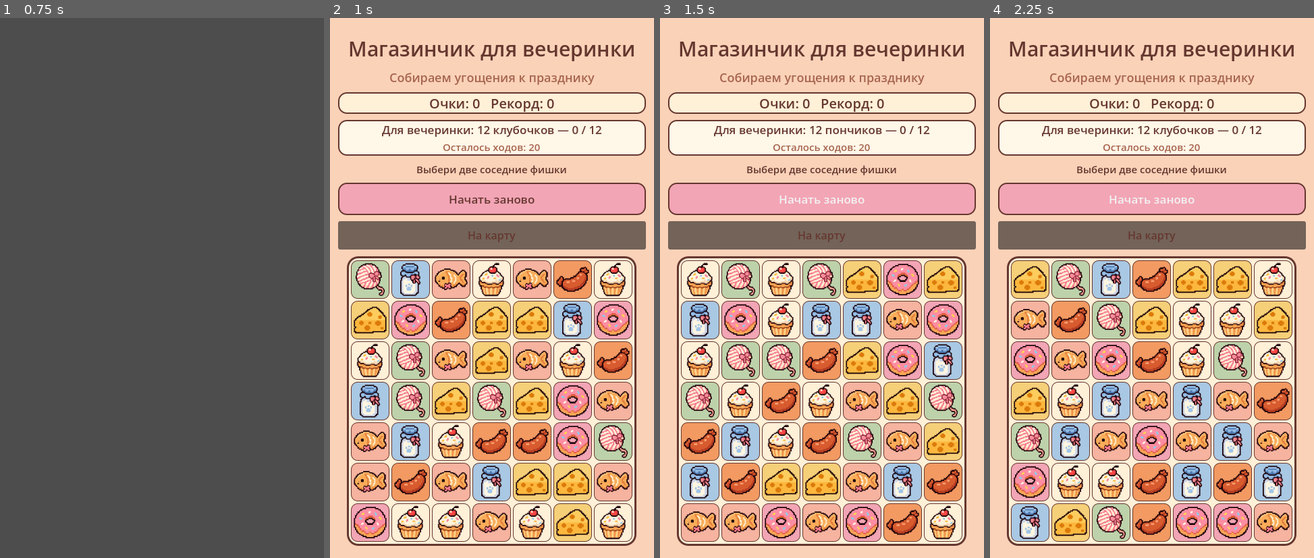
Above: before the commit, frames 1-4 (left to right).
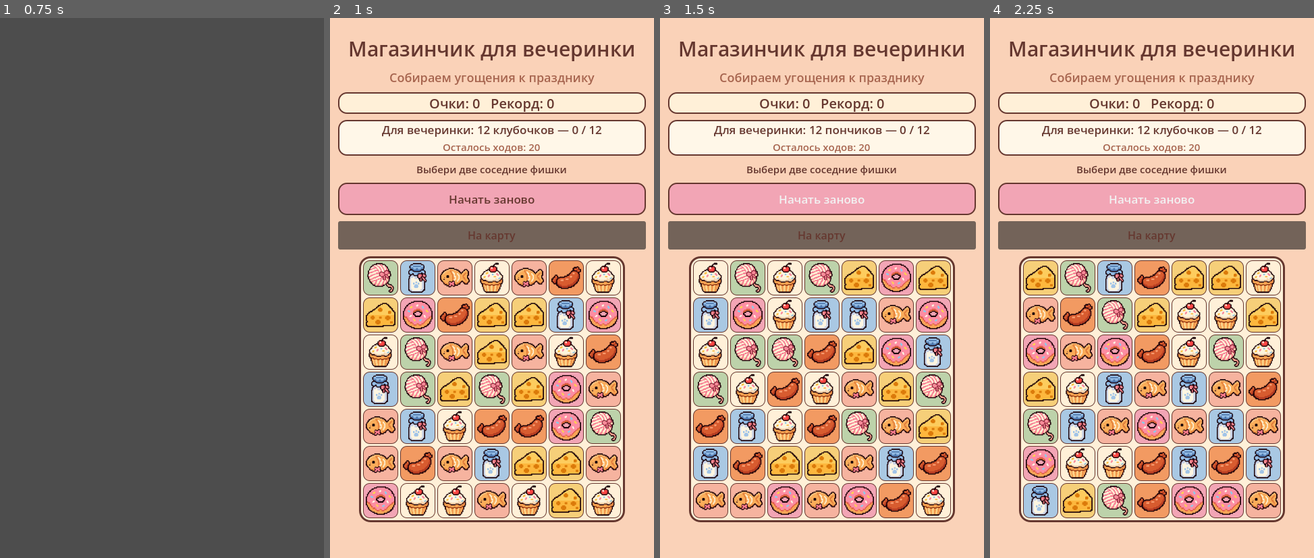
Above: after the commit, the same moments.

Repository: ArinaPig/Meown
Game: Godot game, scene res://scenes/map/WorldMap.tscn
Same seed, same stepped clock (60 frames per second), same inputs: the game is played once before the commit and once after it.
Inputs:
- Up to frame 1 (0.75 s): click "МАГАЗИН Три в ряд" at 0.5 s
- Up to frame 2 (1 s): no input
- Up to frame 3 (1.5 s): click "Начать заново" at 1.25 s
- Up to frame 4 (2.25 s): click "Начать заново" at 2 s

Frame 1 is identical in both runs. In frame 2, 39% of the frame differs, in the area x 5-95%, y 44-98%; in frame 3, 39%; in frame 4, 39%.

Commit message:
fix: leave enough vertical room for match-3 controls

Diff:
--- a/scenes/minigames/match3/Match3.gd
+++ b/scenes/minigames/match3/Match3.gd
@@ -250,7 +250,7 @@
 		available_board_size = minf(viewport_size.y - 36.0, viewport_size.x - 320.0)
 	else:
 		# Оставляем место для заголовка, задания и кнопок под игровым полем.
-		available_board_size = minf(viewport_size.x - 36.0, viewport_size.y - 355.0)
+		available_board_size = minf(viewport_size.x - 36.0, viewport_size.y - 390.0)
 
 	var tile_size := clampf(floorf((available_board_size - 24.0 - (BOARD_SIZE - 1) * 3.0) / BOARD_SIZE), 30.0, 76.0)
 	for row in tile_buttons:
